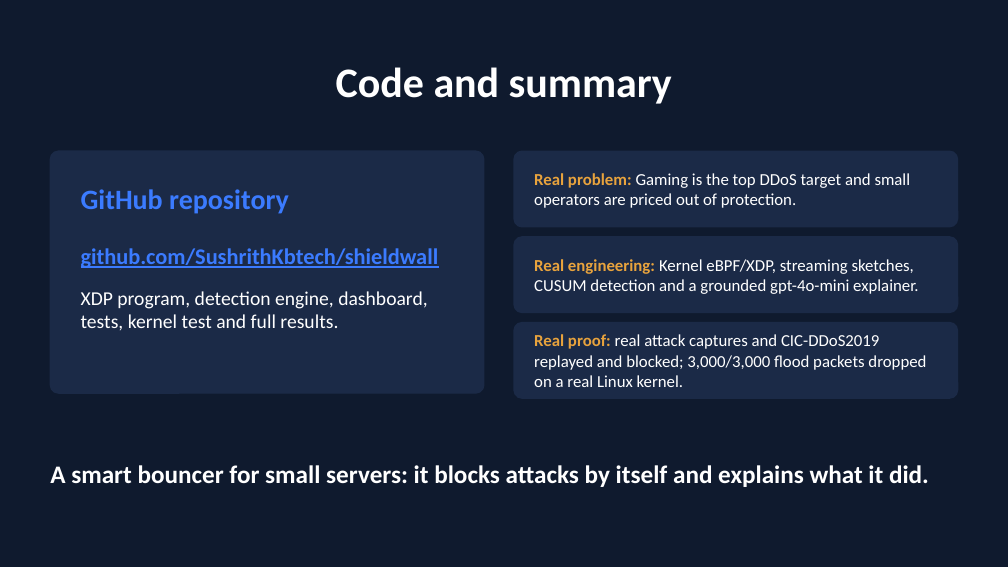
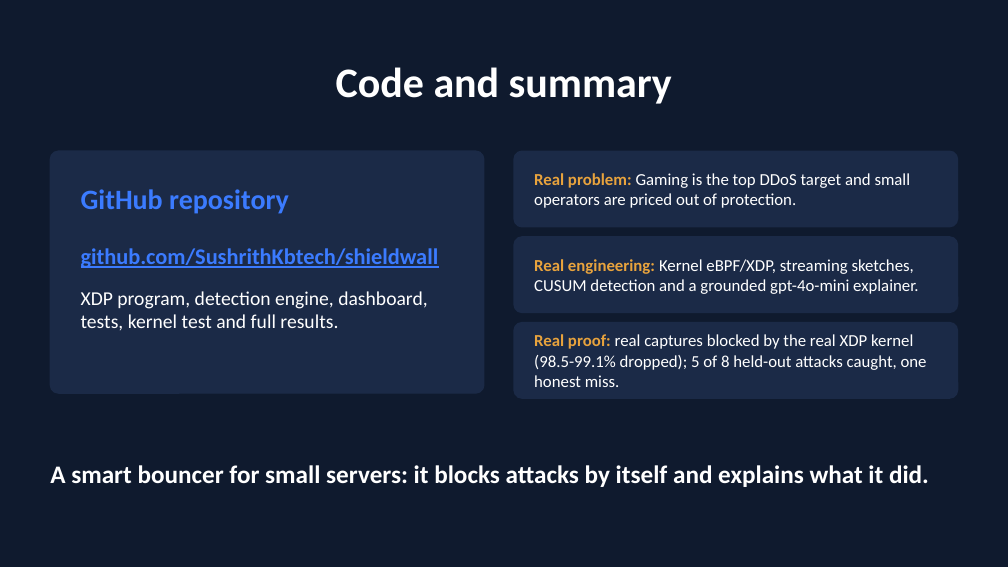
Before and after one commit to SushrithKbtech/shieldwall, a slide deck: slide 7 of docs/ShieldWall_presentation.pptx. Drawn at 1008x567 pixels with LibreOffice and Linux fonts; fonts in the diff are those of the drawing. Boxes give left, top, right and bottom in pixels: in the first picture for what was removed or moved away, otherwise in the second. Text is boxed around its words. In the diff, an @@ line names an element or a change of style, - is before the commit and + after.

Commit message:
Real captures through the real kernel, held-out test, second review fixes
- tests/xdp_replay_test.sh: replays a real attack capture through the XDP
  program with the live control loop; DNS and multi-vector captures:
  98.5% and 99.1% of packets dropped by the kernel, 0 player packets
- Held-out test, run once on frozen code: 5 unseen public captures and
  3 unseen CIC-DDoS2019 files (5 of 8 caught; one real miss, TCP SYN-ACK
  reflection), plus the LLM on unseen incidents
- Every reflection port gets a rule once amplification is confirmed
- XDP blocklist checked before the TCP/UDP branch (covers every protocol),
  entries expire in the kernel, optional per-source rate limit
- A heavy hitter talking to the game ports is rate-limited, not blocked
  (possible shared address); sources trusted only after 5 calm seconds
- Live loop refactored into LiveLoop; wording fixed in README, slides and
  the talk script (same-model judge, CIC caveats, throughput, held-out)

```diff
--- a/docs/ShieldWall_presentation.pptx
+++ b/docs/ShieldWall_presentation.pptx
@@ text at (x1=534, y1=334, x2=927, y2=387): text changed @@
-Real proof: real attack captures and CIC-DDoS2019 replayed and blocked; 3,000/3,000 flood packets dropped on a real Linux kernel.
+Real proof: real captures blocked by the real XDP kernel (98.5-99.1% dropped); 5 of 8 held-out attacks caught, one honest miss.
```
Also in this commit, not shown: 2 other slides changed, 38 other files.
